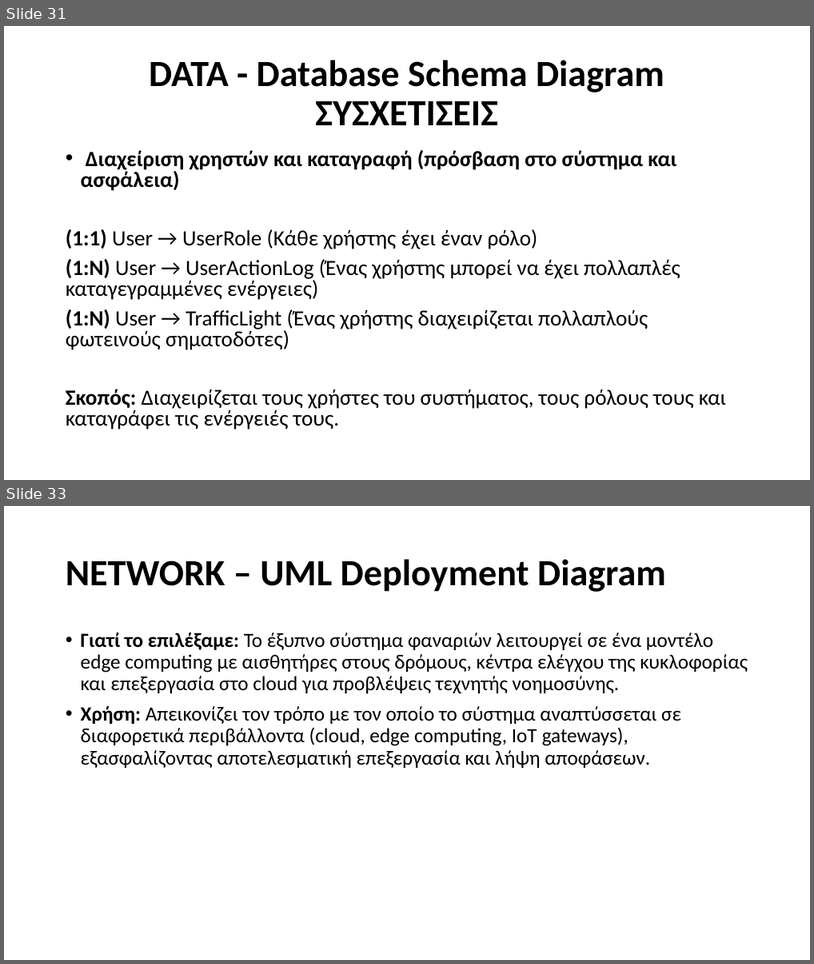
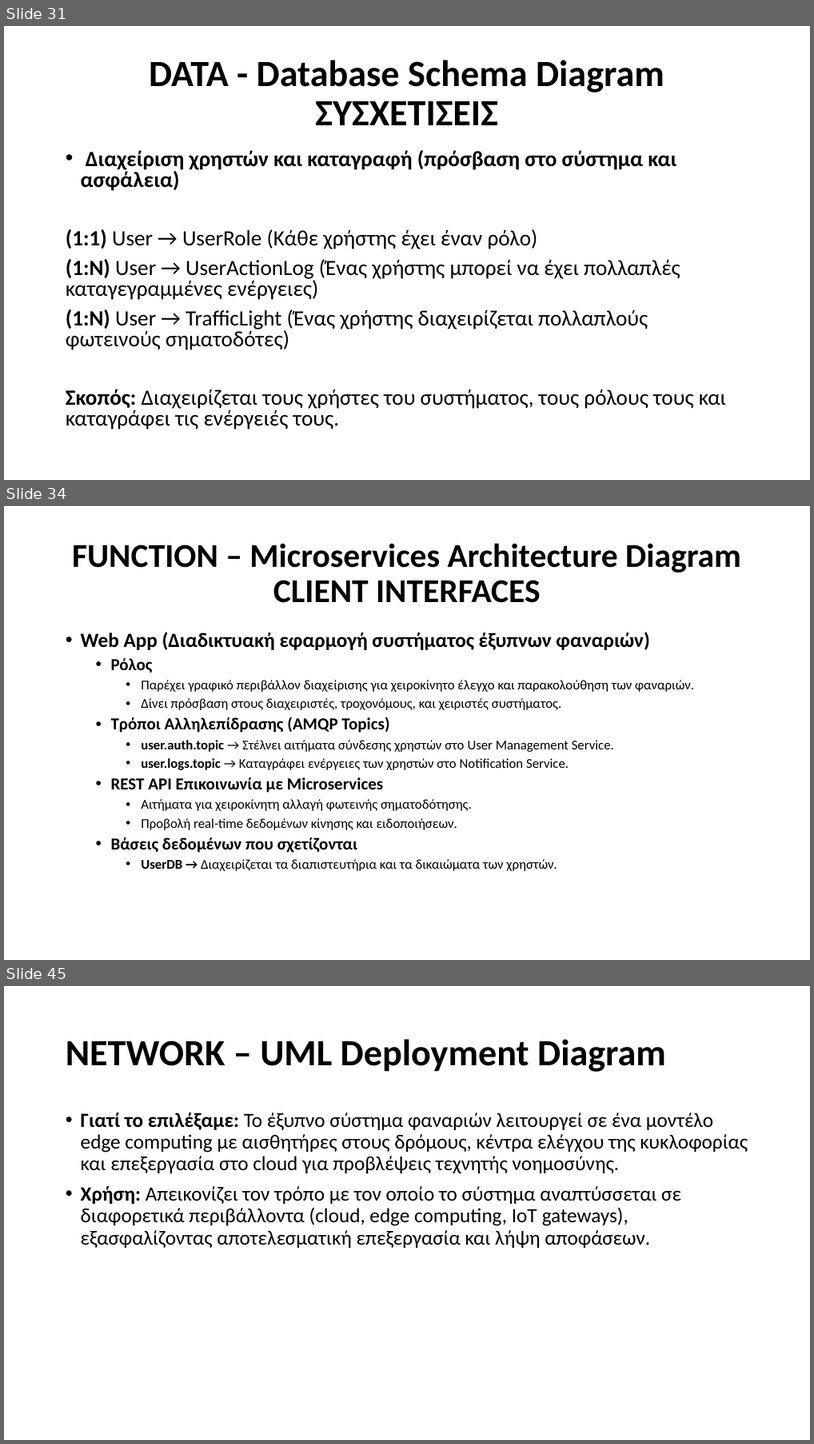
Before and after one commit to Ath21/STL_Drive, a slide deck: Presentation.pptx. Shown one above the other, each under a label of ours: slides 31 and 33 before the commit, slides 31, 34 and 45 after it; the slides between them are not shown. The pictures are 814x964 and 814x1444 pixels, drawn with LibreOffice and Linux fonts; fonts in the diff are those of the drawing. Boxes give left, top, right and bottom in pixels: in the first picture for what was removed or moved away, otherwise in the second. Text is boxed around its words. In the diff, an @@ line names an element or a change of style, - is before the commit and + after.

```diff
--- a/Presentation.pptx
+++ b/Presentation.pptx
@@ slide 34 added at box(4, 506, 810, 960), background #FFFFFF @@
@@ title added at box(72, 543, 742, 603), 39.6 pt, text #000000, bold @@
+FUNCTION – Microservices Architecture Diagram
+CLIENT INTERFACES
@@ text added at box(81, 632, 694, 871), 16 pt, text #000000 @@
+• Web App (Διαδικτυακή εφαρμογή συστήματος έξυπνων φαναριών)
+  • Ρόλος
+    • Παρέχει γραφικό περιβάλλον διαχείρισης για χειροκίνητο έλεγχο και παρακολούθηση των φαναριών.
+    • Δίνει πρόσβαση στους διαχειριστές, τροχονόμους, και χειριστές συστήματος.
+  • Τρόποι Αλληλεπίδρασης (AMQP Topics)
+    • user.auth.topic → Στέλνει αιτήματα σύνδεσης χρηστών στο User Management Service.
+    • user.logs.topic → Καταγράφει ενέργειες των χρηστών στο Notification Service.
+  • REST API Επικοινωνία με Microservices
+    • Αιτήματα για χειροκίνητη αλλαγή φωτεινής σηματοδότησης.
+    • Προβολή real-time δεδομένων κίνησης και ειδοποιήσεων.
+  • Βάσεις δεδομένων που σχετίζονται
+    • UserDB → Διαχειρίζεται τα διαπιστευτήρια και τα δικαιώματα των χρηστών.
@@ what was slide 33 is now slide 45 @@
```
Also in this commit, not shown: 1 slide changed, 11 other slides added, 3 other files.
